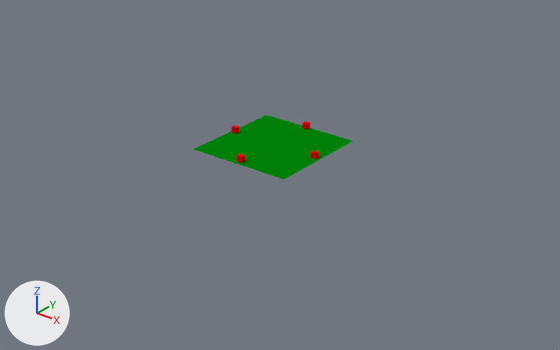
What one commit did to the Blender file model/surface.blend.
Both versions are drawn from a camera (50 mm lens) standing at (78.7, -96.7, 54.3) and looking at (2.2, -1.1, -4.9). The lights are fixed; the arrows at lower left show +X, +Y and +Z.
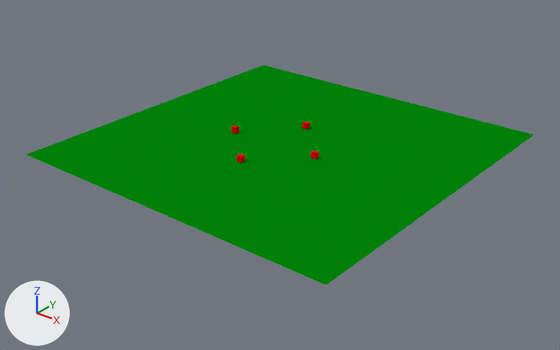
Commit message: Surface update

Location of each change, [x1, y1, x2, y2] in pixels of the pictures (560 x 350 px):
'Plane', reshaped (218% wider, 235% taller): before [193, 115, 352, 180]; after [26, 65, 534, 285]

The change, as a diff of the scene's bpy script:
```diff
--- a/model/surface.blend.py
+++ b/model/surface.blend.py
@@ me_plane @@
 me_plane.from_pydata(...)  # 4 vertices, 1 face; spans x -10.1..9.9, y -10.1..10.0, z -0.3..0.0
 # used by ob_plane; location = (0.1, 0.0, 0.0)
-me_plane.vertices[0].co = (-10.1, -10.1, -0.3)  # pixel (192, 149)
-me_plane.vertices[1].co = (9.9, -9.9, 0.0)  # pixel (283, 179)
-me_plane.vertices[2].co = (-10.0, 10.0, 0.0)  # pixel (266, 114)
-me_plane.vertices[3].co = (9.9, 9.9, 0.0)  # pixel (353, 140)
+# me_plane part 1
+me_plane.vertices[0].co = (-30.8, -29.5, -0.3)  # pixel (25, 154)
+me_plane.vertices[1].co = (32.5, -29.9, 0.0)  # pixel (326, 285)
+me_plane.vertices[2].co = (-30.3, 33.3, 0.0)  # pixel (263, 64)
+me_plane.vertices[3].co = (33.8, 32.6, 0.0)  # pixel (534, 134)
 me_plane.materials.append(mat_material_001)
```
